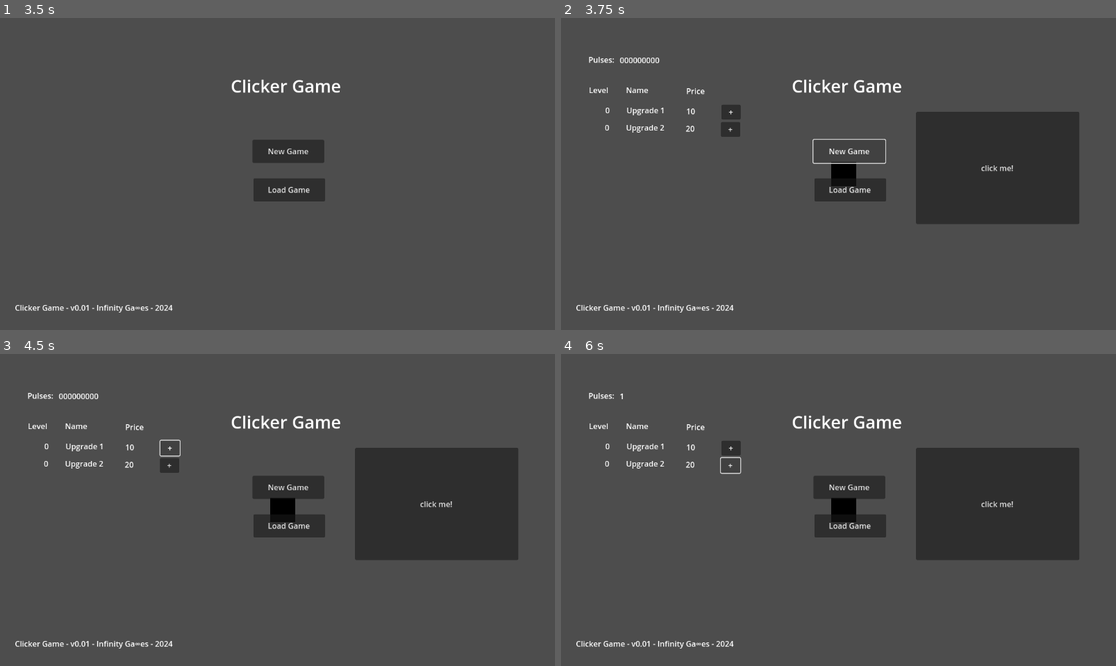
Above: before the commit, frames 1-4 (two rows, left to right).
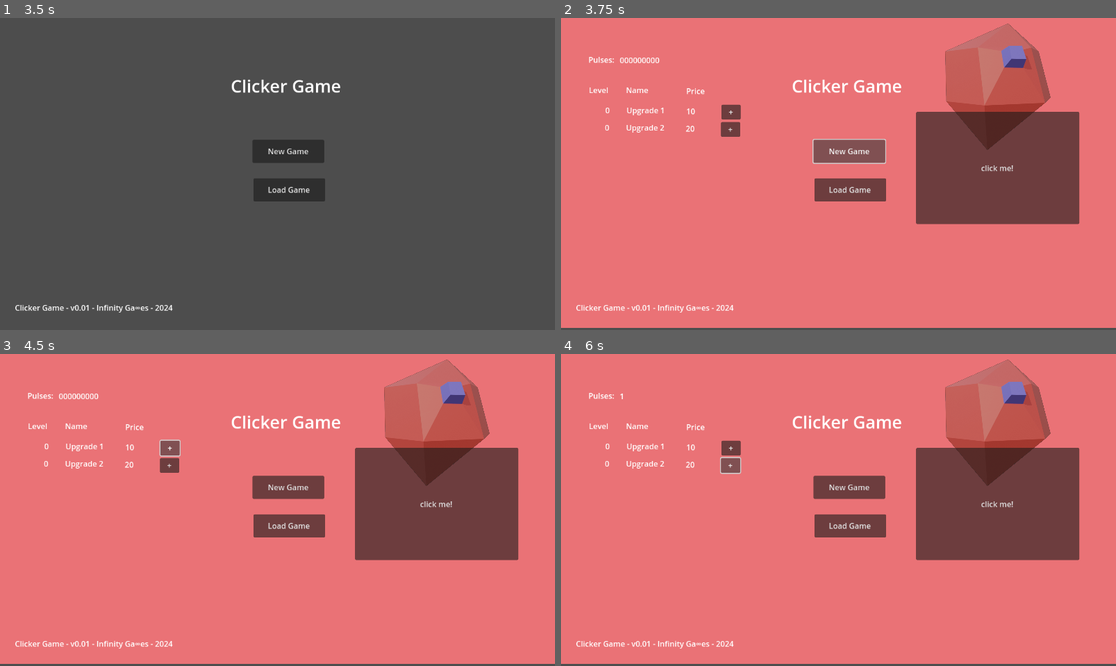
Above: after the commit, the same moments.

Repository: WaterLemur/clicker-game-git
Game: Godot game, scene res://scns/system.tscn
The game is run twice, just before and just after one commit, with the same random seed, the same clock (stepped at 60 frames per second) and the same inputs.
Inputs:
- Up to frame 1 (3.5 s): tap Enter at 0.5, 2 s; tap Space at 1.25, 2.75 s
- Up to frame 2 (3.75 s): click "New Game" at 3.5 s
- Up to frame 3 (4.5 s): click "+" at 4.25 s
- Up to frame 4 (6 s): click "click me!" at 5 s; click "+" at 5.75 s

Frame 1 is identical in both runs. In frame 2, 99% of the frame differs, in the area x 0-100%, y 0-100%; in frame 3, 99%; in frame 4, 99%.

Commit message:
colors
a lil color

Diff:
--- a/src/clicker-game/assets/scripts/click.gd
+++ b/src/clicker-game/assets/scripts/click.gd
@@ -1,8 +1,6 @@
 extends RayCast3D
 
 @onready var raycast = $"."
-@onready var clickable_object = $"../Heart"
-
 
 # Called when the node enters the scene tree for the first time.
 func _ready() -> void:
@@ -10,9 +8,3 @@
 
 
 # Called every frame. 'delta' is the elapsed time since the previous frame.
-func _process(delta: float) -> void:
-	if raycast.is_colliding():
-		# Check if the intersected body is the clickable object
-		if raycast.get_collider() == clickable_object:
-			print("Clickable object hit!")
-			# Trigger your desired action here
--- a/src/clicker-game/assets/scripts/system.gd
+++ b/src/clicker-game/assets/scripts/system.gd
@@ -17,11 +17,9 @@
 
 # Called every frame. 'delta' is the elapsed time since the previous frame.
 func _process(delta: float) -> void:
-	if state == 1:
-		return
 	if timer <= 0:
 		if state > 2:
-			state = 0
+			return
 		else: state += 1
 
 		timer = maxTimer
@@ -34,13 +32,13 @@
 	else: timer -= timerSpeed * delta
 
 func _load_intro():
+	get_tree().root.remove_child(game)
 	get_tree().root.add_child(intro)
-	get_tree().root.remove_child(game)
 
 func _load_main():
+	get_tree().root.remove_child(intro)
 	get_tree().root.add_child(main)
-	get_tree().root.remove_child(intro)
 
 func _load_game():
+	get_tree().root.remove_child(main)
 	get_tree().root.add_child(game)
-	get_tree().root.remove_child(main)
--- a/src/clicker-game/assets/scripts/upgrades.gd
+++ b/src/clicker-game/assets/scripts/upgrades.gd
@@ -16,7 +16,7 @@
 @onready var l_level_1 = $"HUD/Upgrade 1"
 @onready var l_level_2 = $"HUD/Upgrade 2"
 @onready var l_price_1 = $"HUD/Upgrade 1/Upgrade 1 price"
-@onready var l_price_2 = $"HUD/Upgrade 1/Upgrade 2 price"
+@onready var l_price_2 = $"HUD/Upgrade 2/Upgrade 2 price"
 
 # Called when the node enters the scene tree for the first time.
 func _ready() -> void:
--- a/src/clicker-game/scns/game.tscn
+++ b/src/clicker-game/scns/game.tscn
@@ -1,11 +1,8 @@
-[gd_scene load_steps=6 format=3 uid="uid://xjiisy5r7hfo"]
+[gd_scene load_steps=4 format=3 uid="uid://xjiisy5r7hfo"]
 
-[ext_resource type="PackedScene" uid="uid://b4swhx6u01aqt" path="res://assets/actors/heart.tscn" id="1_7kokq"]
 [ext_resource type="PackedScene" uid="uid://87csxccq4pki" path="res://assets/actors/camera.tscn" id="2_qvi2t"]
 [ext_resource type="PackedScene" uid="uid://cct4mhvf5mdys" path="res://assets/actors/click.tscn" id="3_shecf"]
 [ext_resource type="PackedScene" uid="uid://bcf1j05owp6if" path="res://scns/upgrades.tscn" id="4_37mwv"]
-
-[sub_resource type="SphereShape3D" id="SphereShape3D_5xa7p"]
 
 [node name="Game" type="Node3D"]
 
@@ -15,12 +12,4 @@
 [node name="Click" parent="." instance=ExtResource("3_shecf")]
 transform = Transform3D(1, 0, 0, 0, 1, 0, 0, 0, 1, 0, 0, 17.449)
 
-[node name="Heart" parent="." instance=ExtResource("1_7kokq")]
-
-[node name="Area3D" type="Area3D" parent="Heart"]
-
-[node name="CollisionShape3D" type="CollisionShape3D" parent="Heart/Area3D"]
-transform = Transform3D(22.17, 0, 0, 0, 22.17, 0, 0, 0, 22.17, 0, 0, 0)
-shape = SubResource("SphereShape3D_5xa7p")
-
 [node name="Upgrades" parent="." instance=ExtResource("4_37mwv")]
--- a/src/clicker-game/scns/intro.tscn
+++ b/src/clicker-game/scns/intro.tscn
@@ -1,31 +1,27 @@
 [gd_scene load_steps=4 format=3 uid="uid://b8e7vw6succ4w"]
 
-[ext_resource type="Script" path="res://assets/scripts/intro.gd" id="1_udnbe"]
+[ext_resource type="Texture2D" uid="uid://knykwhprxseo" path="res://assets/images/Infinity_Ga∞es_LOGO_5_C.png" id="2_34ebk"]
 [ext_resource type="LabelSettings" uid="uid://6ebnod0ipxhr" path="res://assets/system/label_settings_title.tres" id="2_nlpb4"]
 [ext_resource type="LabelSettings" uid="uid://cfanhbk7yjbtj" path="res://assets/system/label_settings_info.tres" id="3_565ac"]
 
 [node name="Intro" type="Node"]
-script = ExtResource("1_udnbe")
 
 [node name="HUD" type="Control" parent="."]
 layout_mode = 3
 anchors_preset = 0
-offset_right = 40.0
-offset_bottom = 40.0
+offset_right = 1154.0
+offset_bottom = 648.0
 
-[node name="Logo" type="ColorRect" parent="HUD"]
-layout_mode = 0
-offset_left = 453.0
-offset_top = 259.0
-offset_right = 737.0
-offset_bottom = 459.0
+[node name="Logo" type="Sprite2D" parent="HUD"]
+position = Vector2(637, 300)
+texture = ExtResource("2_34ebk")
 
 [node name="Name" type="Label" parent="HUD"]
 layout_mode = 0
-offset_left = 487.0
-offset_top = 498.0
-offset_right = 746.0
-offset_bottom = 548.0
+offset_left = 510.0
+offset_top = 541.0
+offset_right = 769.0
+offset_bottom = 591.0
 text = "Infinity Ga∞es"
 label_settings = ExtResource("2_nlpb4")
 
--- a/src/clicker-game/scns/upgrades.tscn
+++ b/src/clicker-game/scns/upgrades.tscn
@@ -1,6 +1,7 @@
-[gd_scene load_steps=2 format=3 uid="uid://bcf1j05owp6if"]
+[gd_scene load_steps=3 format=3 uid="uid://bcf1j05owp6if"]
 
 [ext_resource type="Script" path="res://assets/scripts/upgrades.gd" id="1_u0ney"]
+[ext_resource type="Texture2D" uid="uid://bsrm18o7khh0g" path="res://assets/images/Heart.png" id="2_s04t5"]
 
 [node name="Upgrades" type="Node"]
 script = ExtResource("1_u0ney")
@@ -23,7 +24,7 @@
 layout_mode = 0
 offset_left = 65.0
 offset_top = 1.0
-offset_right = 127.0
+offset_right = 229.0
 offset_bottom = 37.0
 text = "000000000"
 
@@ -74,14 +75,8 @@
 offset_bottom = 38.0
 text = "10"
 
-[node name="Btn Upg 1" type="Button" parent="HUD/Upgrade 1"]
+[node name="Upgrade 2" type="Label" parent="HUD"]
 layout_mode = 0
-offset_left = 286.0
-offset_right = 326.0
-offset_bottom = 31.0
-text = "+"
-
-[node name="Upgrade 2" type="Label" parent="HUD"]
 offset_left = 46.0
 offset_top = 216.0
 offset_right = 101.0
@@ -89,14 +84,14 @@
 text = "0"
 horizontal_alignment = 2
 
-[node name="Upgrade 1" type="Label" parent="HUD/Upgrade 2"]
+[node name="Upgrade 2" type="Label" parent="HUD/Upgrade 2"]
 layout_mode = 0
 offset_left = 89.0
 offset_right = 181.0
 offset_bottom = 36.0
 text = "Upgrade 2"
 
-[node name="Upgrade 1 price" type="Label" parent="HUD/Upgrade 2"]
+[node name="Upgrade 2 price" type="Label" parent="HUD/Upgrade 2"]
 layout_mode = 0
 offset_left = 213.0
 offset_top = 2.0
@@ -104,14 +99,22 @@
 offset_bottom = 38.0
 text = "20"
 
-[node name="Btn Upg 2" type="Button" parent="HUD/Upgrade 2"]
-layout_mode = 0
-offset_left = 286.0
-offset_right = 326.0
-offset_bottom = 31.0
-text = "+"
+[node name="Sprite2D" type="Sprite2D" parent="."]
+z_index = -1
+position = Vector2(897.995, 145)
+scale = Vector2(0.466777, 0.466777)
+texture = ExtResource("2_s04t5")
+
+[node name="background" type="ColorRect" parent="."]
+z_index = -100
+offset_top = -2.0
+offset_right = 1155.0
+offset_bottom = 643.0
+mouse_force_pass_scroll_events = false
+color = Color(0.918584, 0.448583, 0.462091, 1)
 
 [node name="Button" type="Button" parent="."]
+z_index = 50
 offset_left = 737.0
 offset_top = 195.0
 offset_right = 1076.0
@@ -119,6 +122,22 @@
 action_mode = 0
 text = "click me!"
 
-[connection signal="pressed" from="HUD/Upgrade 1/Btn Upg 1" to="." method="upgrade_1_pressed"]
-[connection signal="pressed" from="HUD/Upgrade 2/Btn Upg 2" to="." method="upgrade_2_pressed"]
+[node name="Btn Upg 1" type="Button" parent="."]
+z_index = 50
+offset_left = 333.0
+offset_top = 180.0
+offset_right = 373.0
+offset_bottom = 211.0
+text = "+"
+
+[node name="Btn Upg 2" type="Button" parent="."]
+z_index = 50
+offset_left = 332.0
+offset_top = 216.0
+offset_right = 372.0
+offset_bottom = 247.0
+text = "+"
+
 [connection signal="pressed" from="Button" to="." method="clicked"]
+[connection signal="pressed" from="Btn Upg 1" to="." method="upgrade_1_pressed"]
+[connection signal="pressed" from="Btn Upg 2" to="." method="upgrade_2_pressed"]
Binary file added: src/clicker-game/assets/images/Heart.png
Not shown, added: src/clicker-game/assets/images/Heart.png.import
Not shown, added: files/Heart.png
